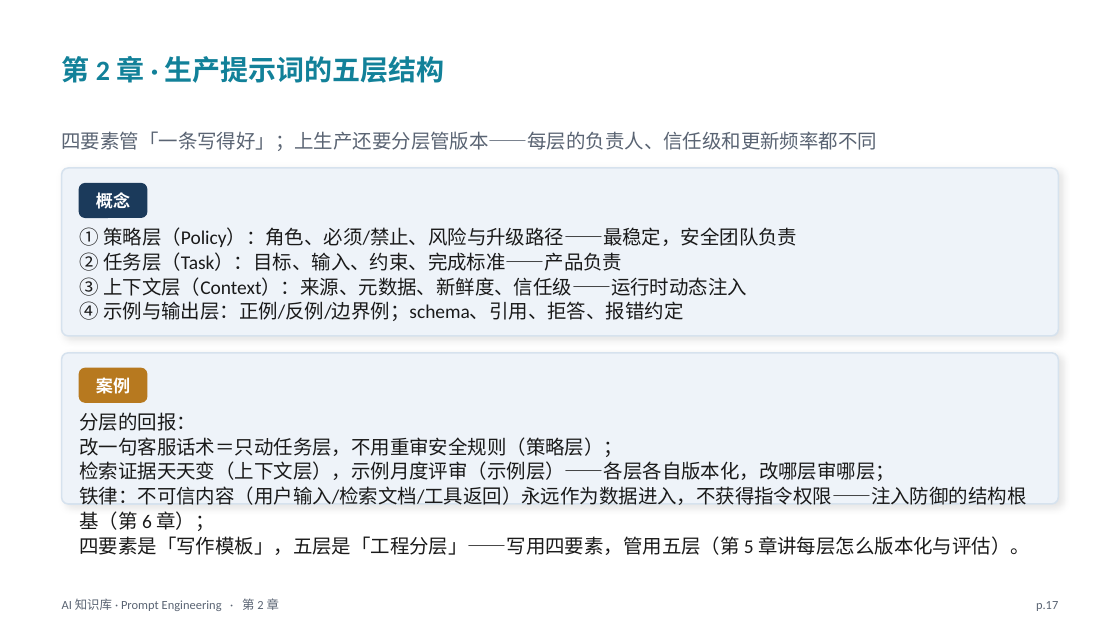
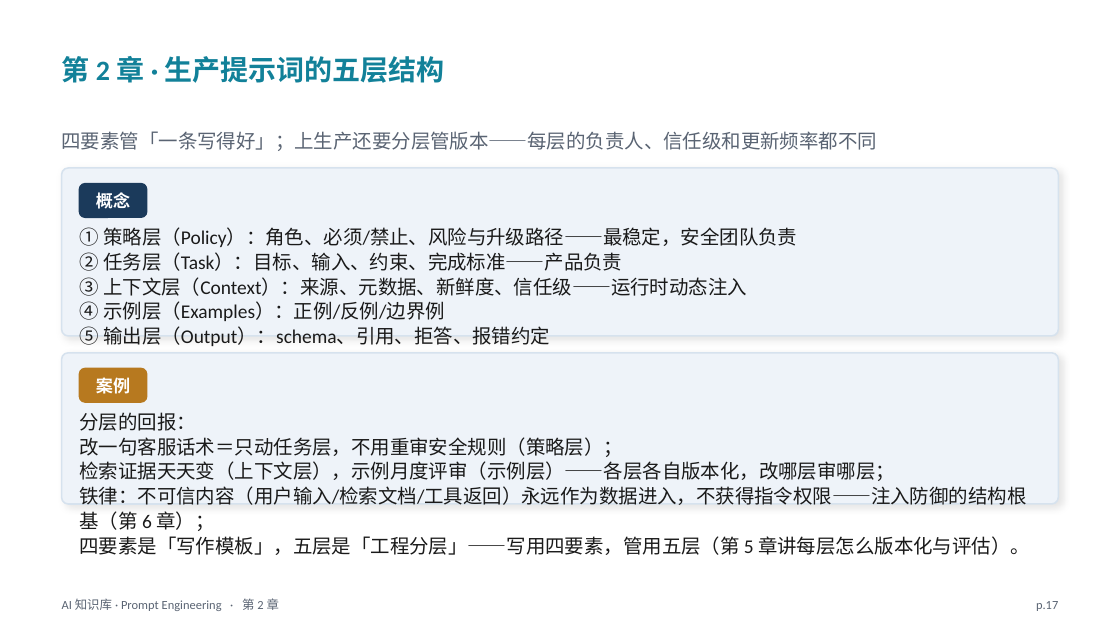
Before and after one commit to jasonlijiaxiang/myailearning-claudecode, a slide deck: slide 19 of PPT-version/Prompt-Engineering/Prompt-Engineering-讲义.pptx. Drawn at 1120x630 pixels with LibreOffice and Linux fonts; fonts in the diff are those of the drawing. Boxes give left, top, right and bottom in pixels: in the first picture for what was removed or moved away, otherwise in the second. Text is boxed around its words. In the diff, an @@ line names an element or a change of style, - is before the commit and + after.

```diff
--- a/PPT-version/Prompt-Engineering/Prompt-Engineering-讲义.pptx
+++ b/PPT-version/Prompt-Engineering/Prompt-Engineering-讲义.pptx
@@ text at (x1=80, y1=301, x2=550, y2=346): text changed @@
-④ 示例与输出层：正例/反例/边界例；schema、引用、拒答、报错约定
+④ 示例层（Examples）：正例/反例/边界例
+⑤ 输出层（Output）：schema、引用、拒答、报错约定
```
Also in this commit, not shown: 1 other file.
